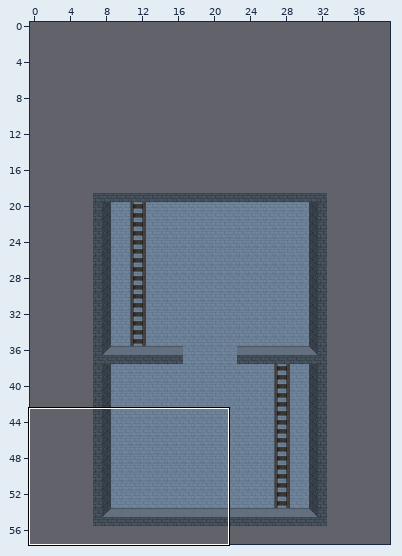
Tiled map (JSON), stored at assets/map/torre_1.json. Above, an overview of the earlier version with the close-up marked.
Close-up. As it was:
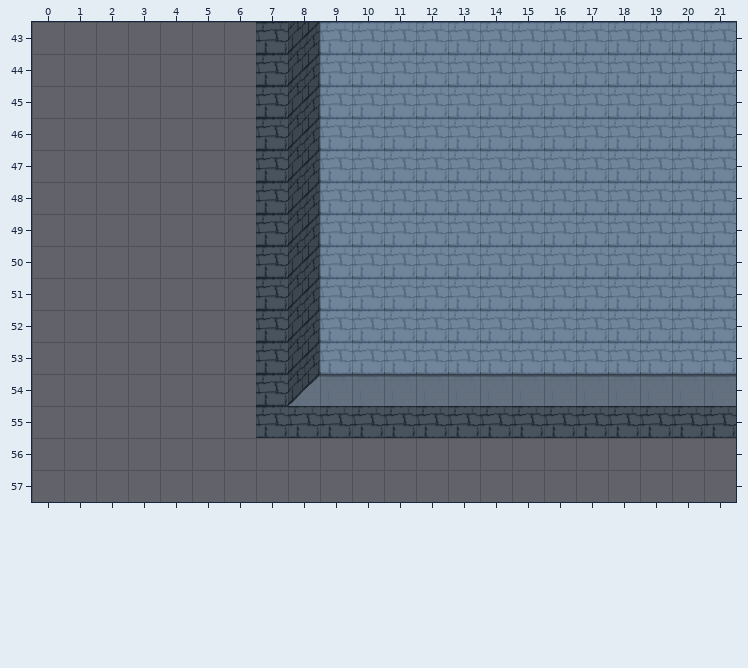
Cells are 32x32 px. Shown: x 0..21, y 43..57. The commit also changed other parts of the map, which this record leaves out.
And afterwards:
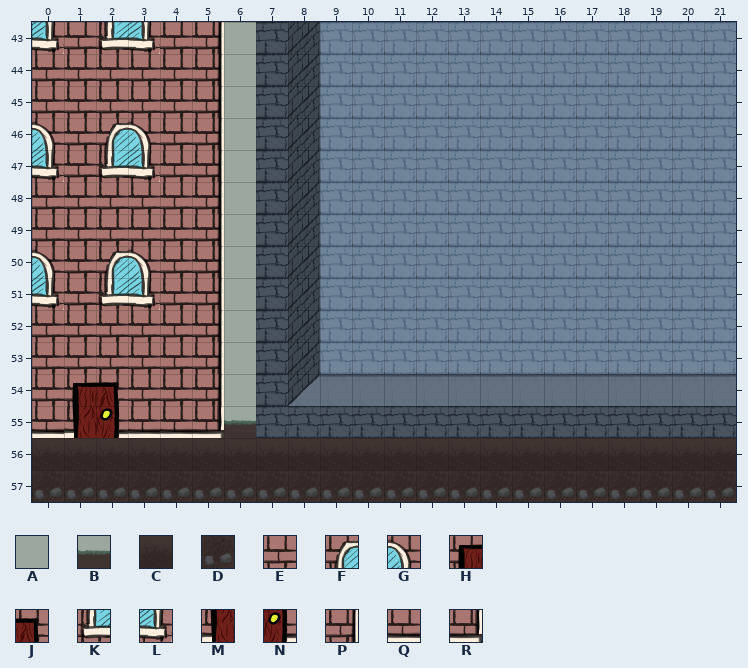
Key: from "torre1": A 22, B 23, C 24, D 25, E 29, F 30, G 31, H 32, J 33, K 43, L 44, M 45, N 46, P 49, Q 61, R 62.
_ is an empty cell, . an unchanged one.
Change:
--- layer "background"
@@ x 0..21 @@
-43 _______...............
-44 _______...............
-45 _______...............
-46 _______...............
-47 _______...............
-48 _______...............
-49 _______...............
-50 _______...............
-51 _______...............
-52 _______...............
-53 _______...............
-54 _______...............
-55 _______...............
-56 ______________________
-57 ______________________
+43 LEKLEPA...............
+44 EEEEEPA...............
+45 EEEEEPA...............
+46 GEFGEPA...............
+47 LEKLEPA...............
+48 EEEEEPA...............
+49 EEEEEPA...............
+50 GEFGEPA...............
+51 LEKLEPA...............
+52 EEEEEPA...............
+53 EEEEEPA...............
+54 EHJEEPA...............
+55 QMNQQRB...............
+56 CCCCCCCCCCCCCCCCCCCCCC
+57 DDDDDDDDDDDDDDDDDDDDDD
Where, in picture pixels (left, top, right, bottom), the same in both close-ups:
added: (32, 22, 736, 502)
